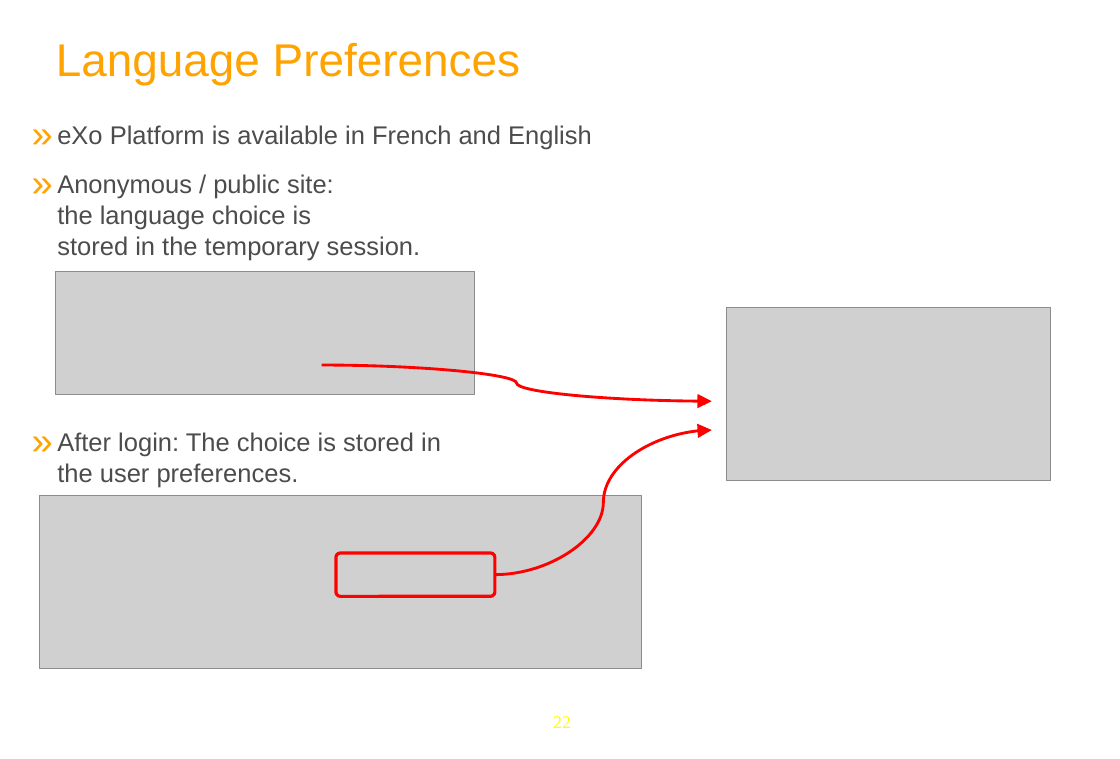
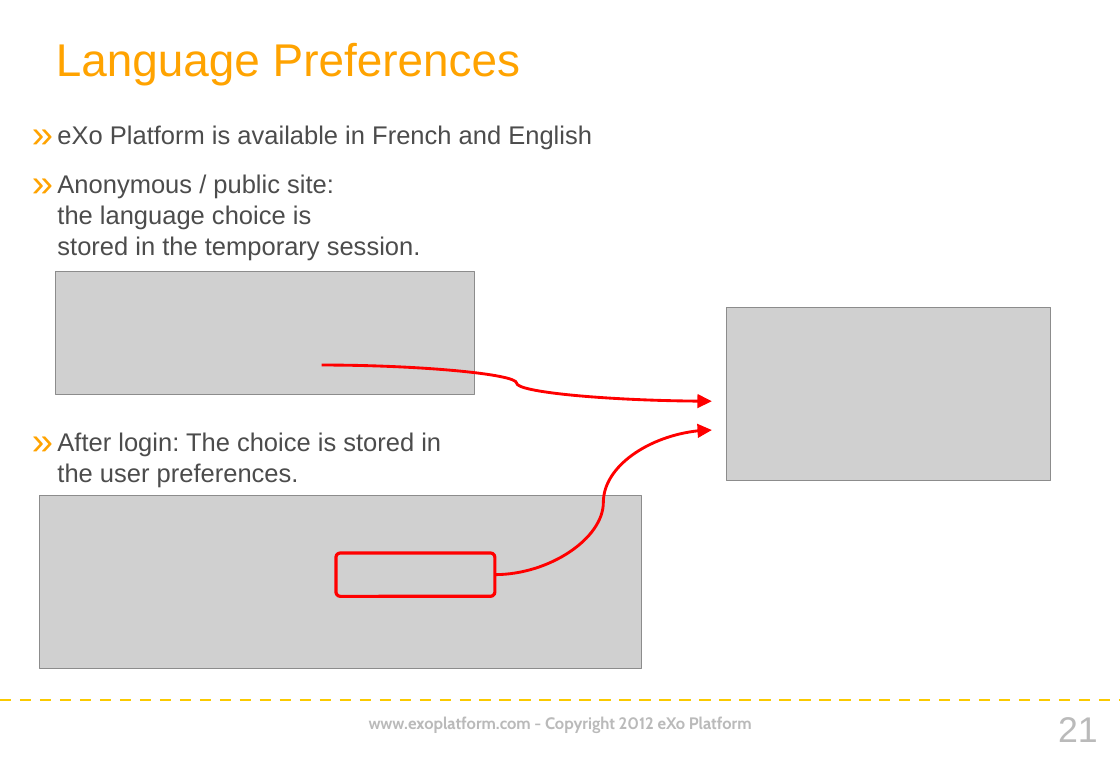
Before and after one commit to anhvurz90/training, a slide deck: slide 21 of plf3_5/eXoFundamentals/030-Portal-Intro/030-Portal-Intro-en.pptx (slide 22 before the commit). Drawn at 1120x759 pixels with LibreOffice and Linux fonts; fonts in the diff are those of the drawing; grey boxes stand for pictures; background and template pictures are left out. Boxes give left, top, right and bottom in pixels: in the first picture for what was removed or moved away, otherwise in the second. Text is boxed around its words. In the diff, an @@ line names an element or a change of style, - is before the commit and + after.

```diff
--- a/plf3_5/eXoFundamentals/030-Portal-Intro/030-Portal-Intro-en.pptx
+++ b/plf3_5/eXoFundamentals/030-Portal-Intro/030-Portal-Intro-en.pptx
@@ line added from (0, 700) to (1120, 700), #FAC900 2.25 pt dashed @@
@@ text added at box(369, 717, 752, 733), 13 pt, text #BABABA, bold @@
+www.exoplatform.com - Copyright 2012 eXo Platform
@@ page number removed at box(553, 716, 571, 728) @@
-22
@@ page number added at box(1058, 717, 1098, 742), 28 pt, text #BABABA @@
+21
```
Also in this commit, not shown: 39 other slides changed, 3 slides added, 4 slides removed, 1 other file.
